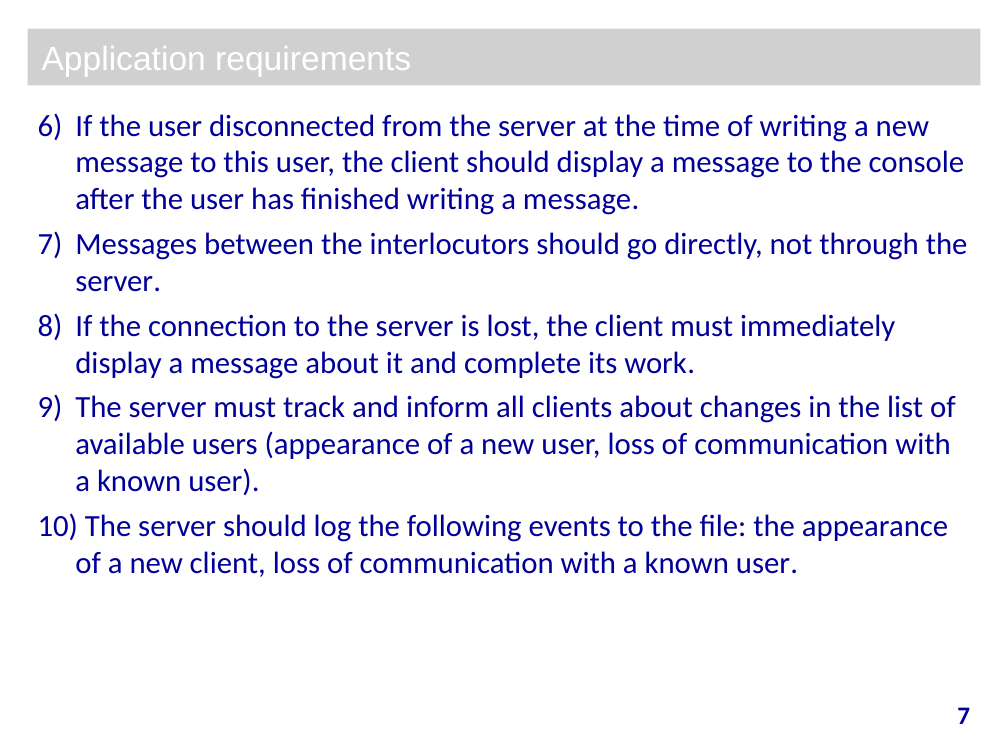
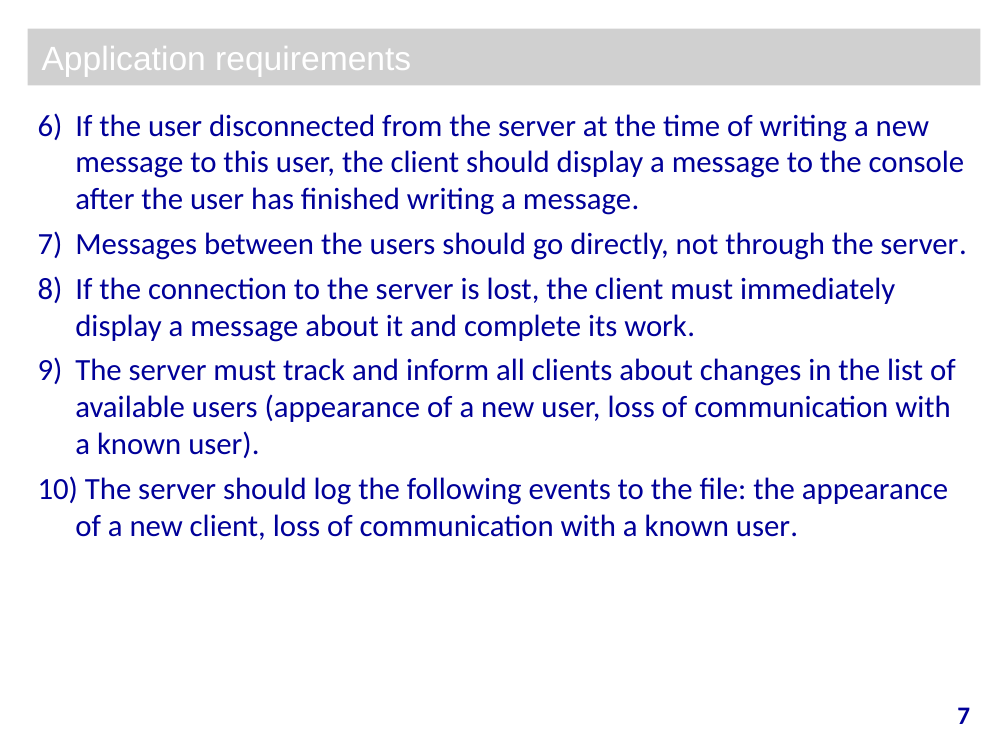
Before and after one commit to grishina-olga/client-server, a slide deck: slide 7 of presentation.ppt. Drawn at 1008x756 pixels with LibreOffice and Linux fonts; fonts in the diff are those of the drawing; grey boxes stand for pictures; background and template pictures are left out. Boxes give left, top, right and bottom in pixels: in the first picture for what was removed or moved away, otherwise in the second. Text is boxed around its words. In the diff, an @@ line names an element or a change of style, - is before the commit and + after.

```diff
--- a/presentation.ppt
+++ b/presentation.ppt
@@ text at (75, 232, 966, 260): text changed @@
-7) Messages between the interlocutors should go directly, not through the server.
+7) Messages between the users should go directly, not through the server.
```
Also in this commit, not shown: 3 other slides changed, 4 other files.
